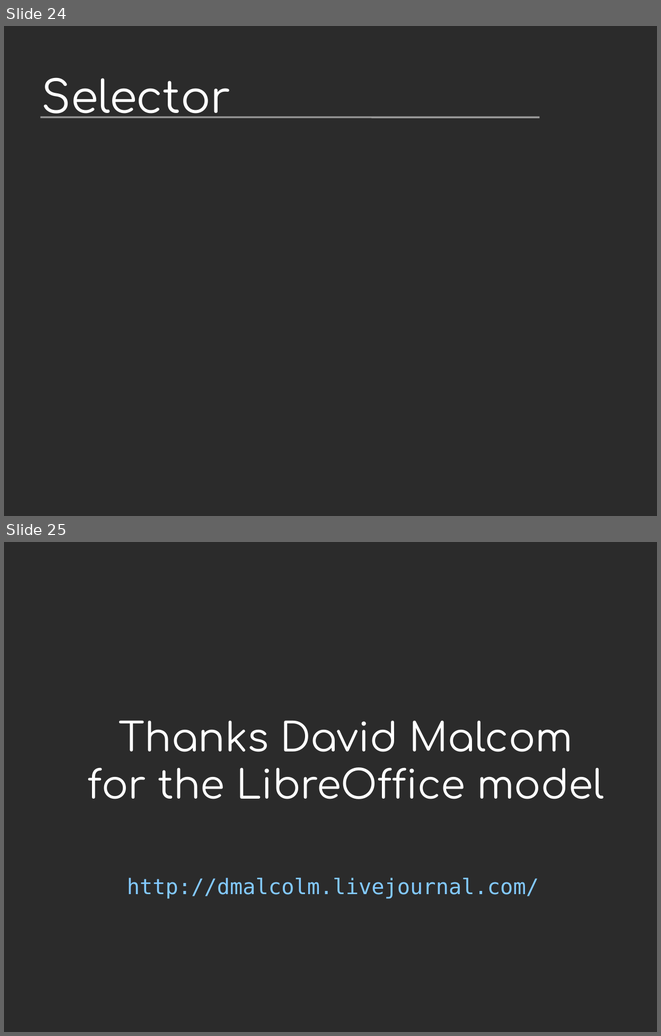
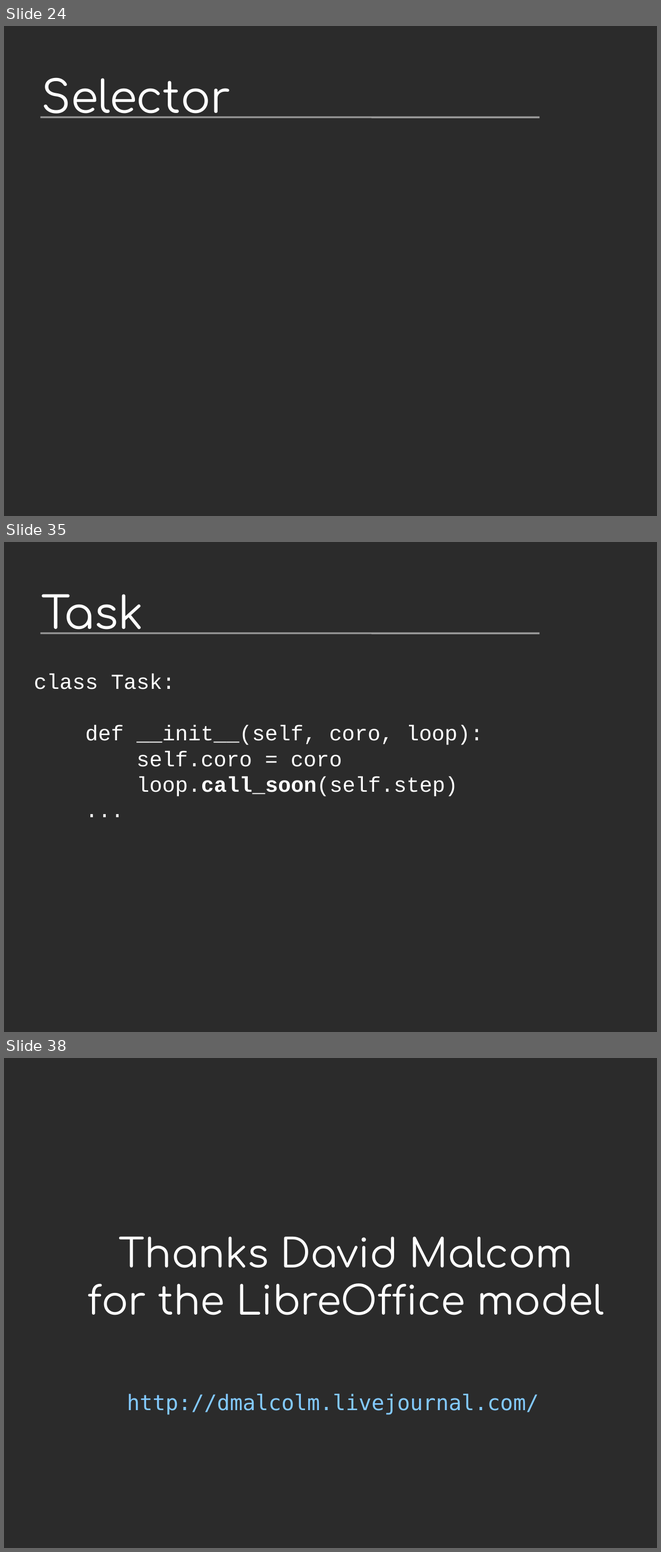
Before and after one commit to vstinner/talks, a slide deck: 2014-Pycon-Lyon/asyncio.odp. Shown one above the other, each under a label of ours: slides 24 and 25 before the commit, slides 24, 35 and 38 after it; the slides between them are not shown. The pictures are 661x1036 and 661x1552 pixels, drawn with LibreOffice and Linux fonts; fonts in the diff are those of the drawing; background and template pictures are left out; a plain dark background stands for a picture behind light text. Boxes give left, top, right and bottom in pixels: in the first picture for what was removed or moved away, otherwise in the second. Text is boxed around its words. In the diff, an @@ line names an element or a change of style, - is before the commit and + after.

```diff
--- a/2014-Pycon-Lyon/asyncio.odp
+++ b/2014-Pycon-Lyon/asyncio.odp
@@ slide 35 added at box(4, 542, 657, 1032), background picture (left out); not listed: 1 template element that a slide beside it also shows @@
@@ title added at box(42, 594, 144, 634), 54 pt, text #FFFFFF @@
+Task
@@ text added at box(34, 673, 483, 796), 26 pt, text #FFFFFF @@
+class Task:
+def __init__(self, coro, loop):
+self.coro = coro
+loop.call_soon(self.step)
+...
@@ what was slide 25 is now slide 38 @@
```
Also in this commit, not shown: 1 slide changed, 12 other slides added, 5 other files.
